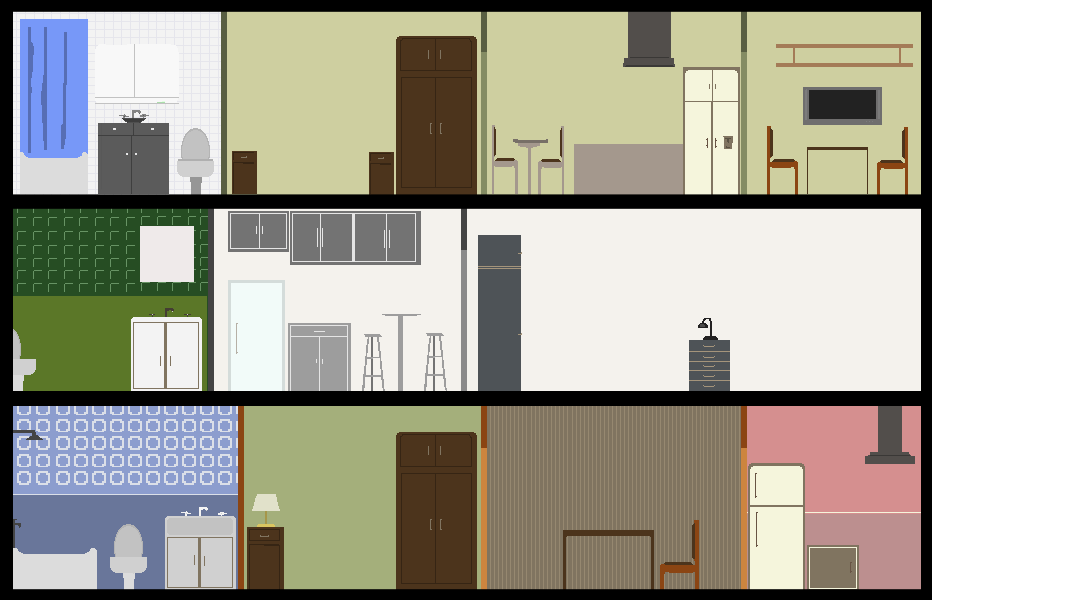
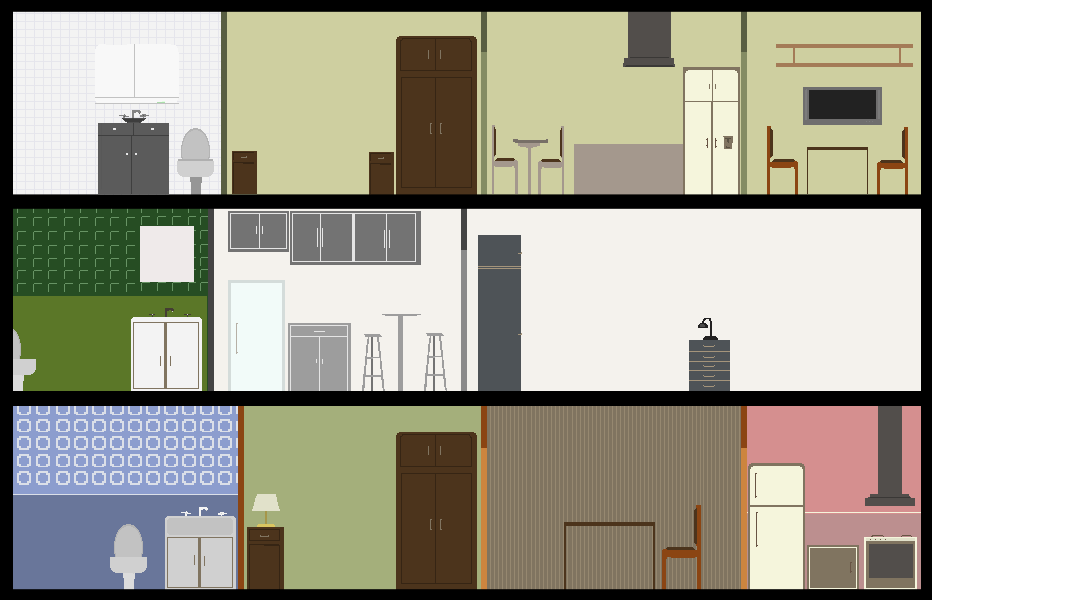
Layered file, before and after one edit (1067 x 600). Changes by layer:
renamed "Capa 10" to "Capa 13", painted on it over [20, 19, 88, 194]
renamed "Capa pegada" to "Capa 14", painted on it over [13, 430, 917, 590]
